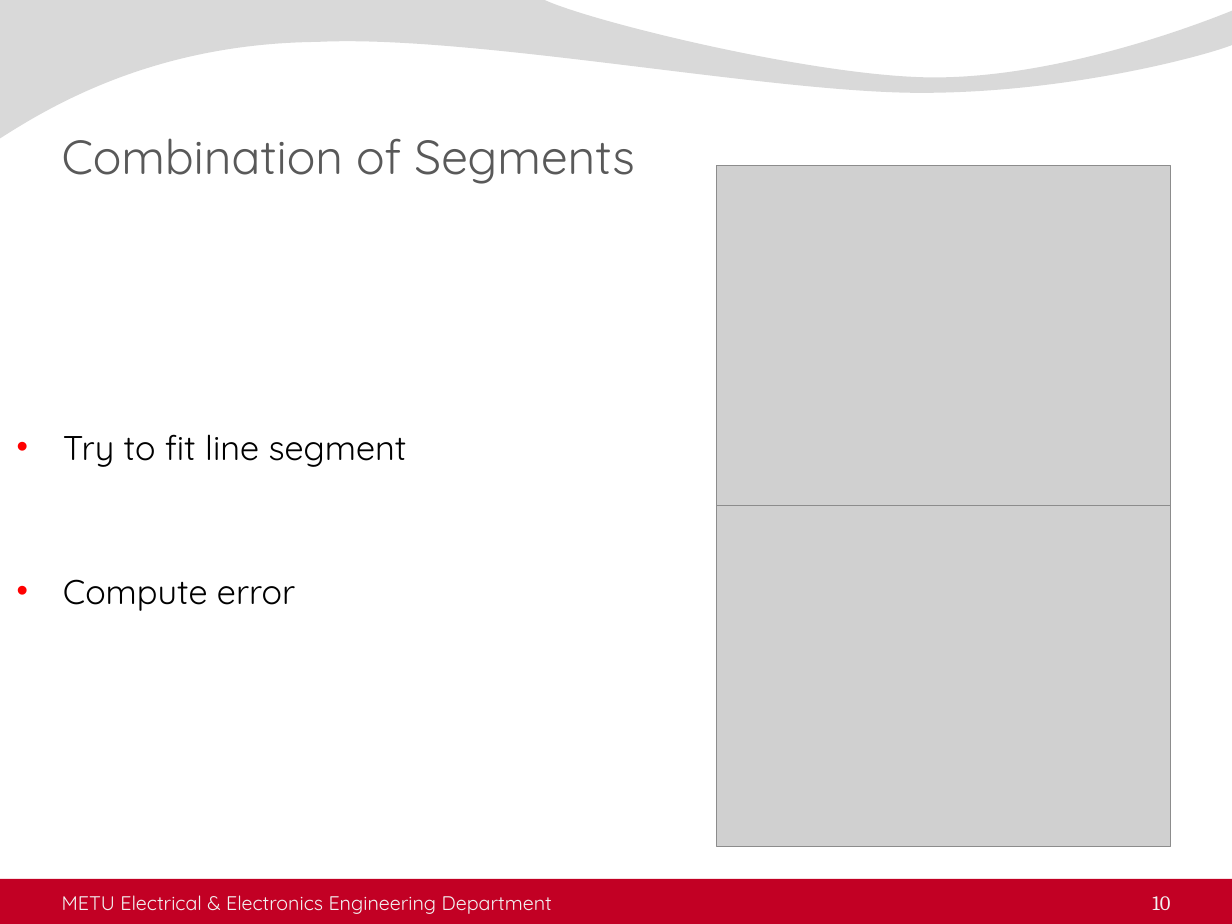
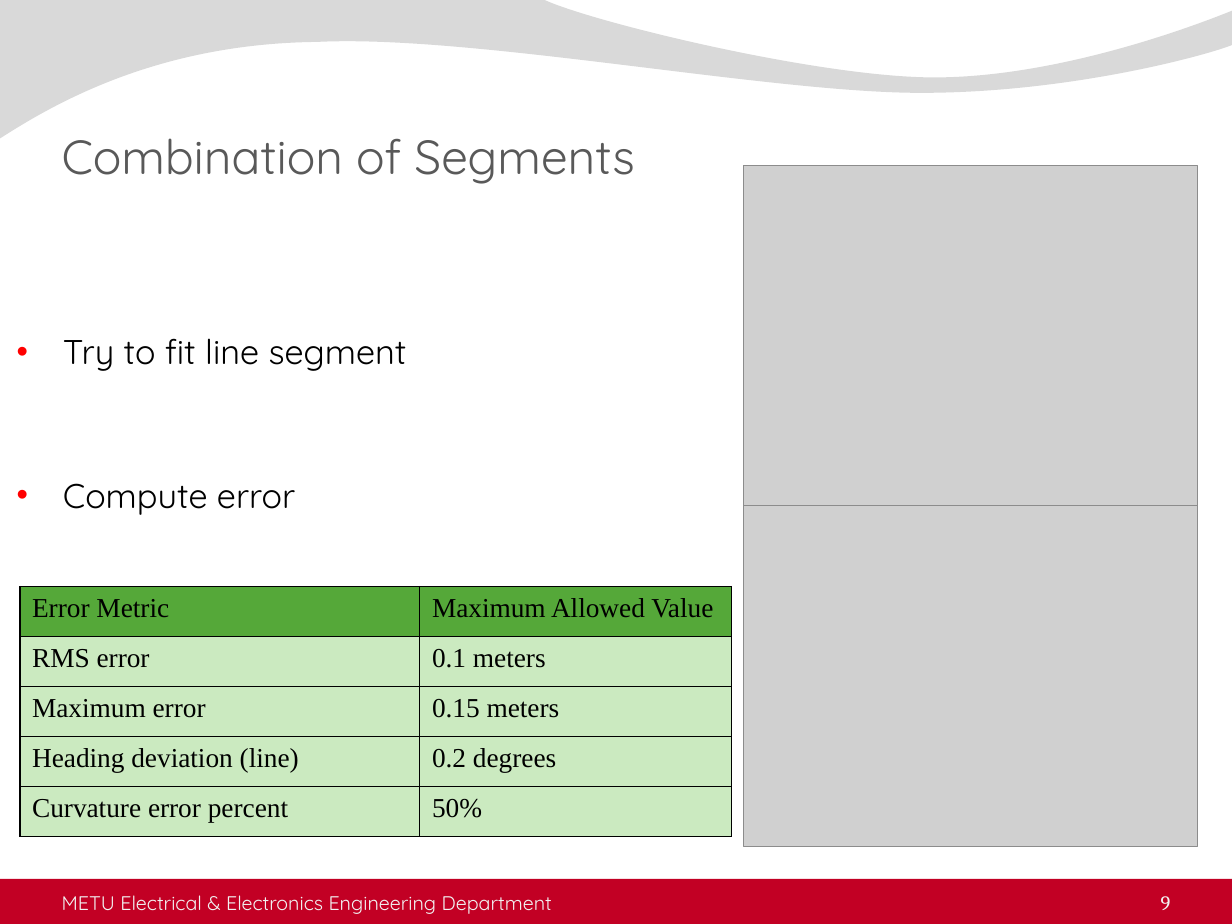
Before and after one commit to AtakanQ/thesis, a slide deck: slide 9 of thesisDefense.pptx (slide 10 before the commit). Drawn at 1232x924 pixels with LibreOffice and Linux fonts; fonts in the diff are those of the drawing; grey boxes stand for pictures; background and template pictures are left out. Boxes give left, top, right and bottom in pixels: in the first picture for what was removed or moved away, otherwise in the second. Text is boxed around its words. In the diff, an @@ line names an element or a change of style, - is before the commit and + after.

```diff
--- a/thesisDefense.pptx
+++ b/thesisDefense.pptx
@@ picture: place and size @@
-picture at (716,165,1170,505)
+picture at (743,165,1198,505)
@@ text "Try to fit line segment": place and size @@
-text "Try to fit line segment" at (63,434,407,611)
+text "Try to fit line segment" at (63,338,407,515)
@@ picture: place and size @@
-picture at (716,506,1170,846)
+picture at (743,506,1198,846)
@@ table added at (20,586,732,837), 5 rows, 2 columns @@
+Error Metric | Maximum Allowed Value
+RMS error | 0.1 meters
+Maximum error | 0.15 meters
+Heading deviation (line) | 0.2 degrees
+Curvature error percent | 50%
@@ page number at (1161,896,1171,910): text changed @@
-10
+9
```
Also in this commit, not shown: 5 other slides changed, 1 slide added, 2 slides removed.
